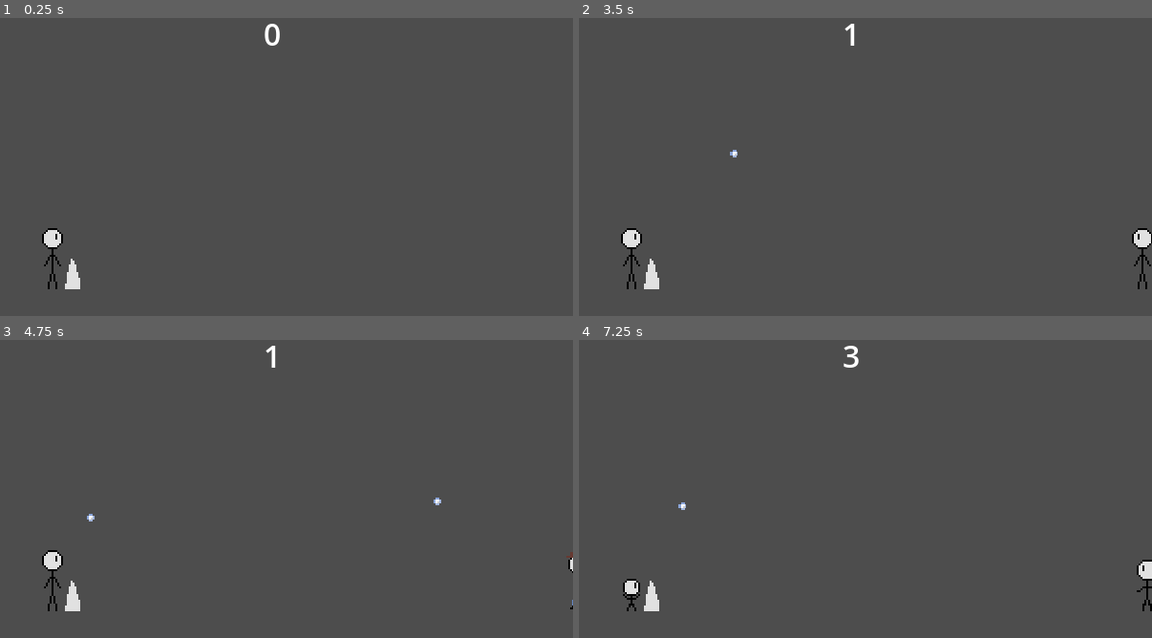
Above: before the commit, frames 1-4 (two rows, left to right).
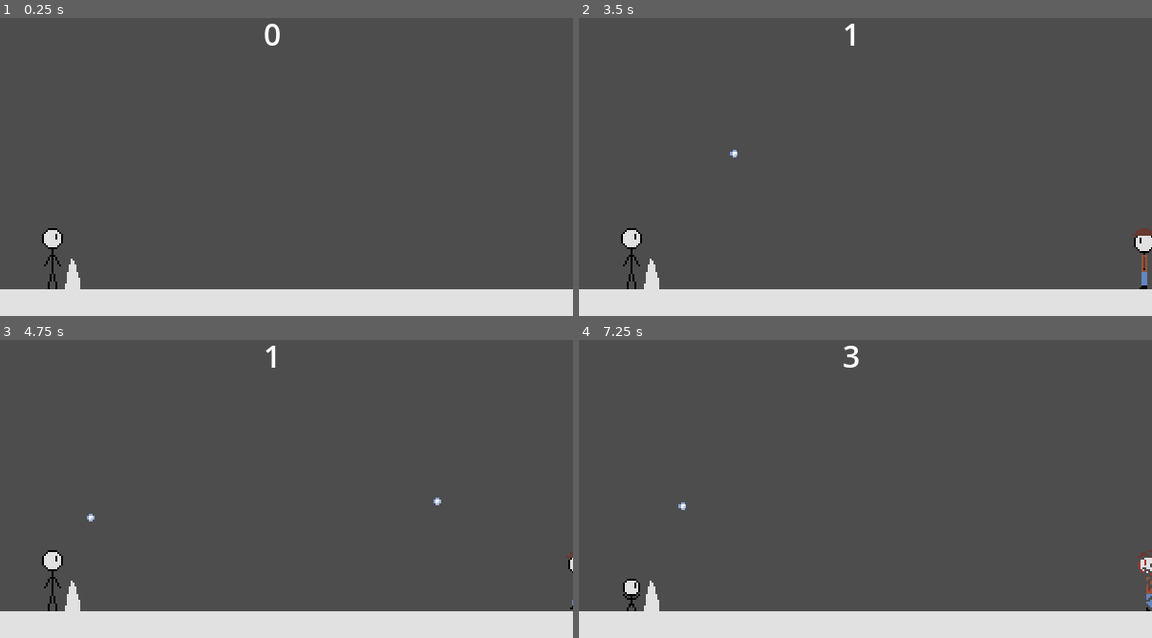
Above: after the commit, the same moments.

Repository: Poizenes/GWJ-Freeze
Game: Godot game, scene res://scenes/game_scene.tscn
Two runs of this game, one before a commit and one after it. Both use one fixed random seed, a clock stepped at 60 frames per second and the inputs below.
Inputs:
- Up to frame 1 (0.25 s): no input
- Up to frame 2 (3.5 s): hold S (duck) 0.53-1.28 s; tap Space (throw) at 0.8, 1.35, 2.3, 2.85 s; tap S (duck) at 1.55, 3.05 s; hold S (duck) 2.03-2.78 s
- Up to frame 3 (4.75 s): hold S (duck) 3.53-4.28 s; tap Space (throw) at 3.8, 4.35 s; tap S (duck) at 4.55 s
- Up to frame 4 (7.25 s): hold S (duck) 5.03-5.78 s; tap Space (throw) at 5.3, 5.85, 6.8 s; tap S (duck) at 6.05 s; hold S (duck) from 6.53 s (still down)

The runs differ from the first frame. In frame 1, 9.0% of the frame differs, in the area x 0-100%, y 91-100%; in frame 2, 9.3%, in the area x 0-100%, y 70-100%; in frame 3, 9.0%; in frame 4, 9.2%.

Commit message:
Added hit animation and floor

Diff:
--- /dev/null
+++ b/game/scenes/floor.tscn
@@ -0,0 +1,16 @@
+[gd_scene load_steps=2 format=3 uid="uid://khjrcp8tf243"]
+
+[sub_resource type="RectangleShape2D" id="RectangleShape2D_2768s"]
+size = Vector2(300, 20)
+
+[node name="Floor" type="StaticBody2D"]
+collision_layer = 4
+collision_mask = 0
+
+[node name="CollisionShape2D" type="CollisionShape2D" parent="."]
+position = Vector2(150, 0)
+shape = SubResource("RectangleShape2D_2768s")
+
+[node name="Polygon2D" type="Polygon2D" parent="."]
+color = Color(0.882353, 0.882353, 0.882353, 1)
+polygon = PackedVector2Array(0, -10, 300, -10, 300, 10, 0, 10)
--- a/game/scenes/game_scene.tscn
+++ b/game/scenes/game_scene.tscn
@@ -1,8 +1,9 @@
-[gd_scene load_steps=4 format=3 uid="uid://ccf4c66yc0is7"]
+[gd_scene load_steps=5 format=3 uid="uid://ccf4c66yc0is7"]
 
 [ext_resource type="Script" path="res://scripts/game.gd" id="1_5sol3"]
 [ext_resource type="PackedScene" uid="uid://sfgnl556drib" path="res://scenes/player.tscn" id="1_nefw0"]
 [ext_resource type="PackedScene" uid="uid://c5amjyp3hjd6" path="res://scenes/snow_wall.tscn" id="2_84xa1"]
+[ext_resource type="PackedScene" uid="uid://khjrcp8tf243" path="res://scenes/floor.tscn" id="4_675ag"]
 
 [node name="GameScene" type="Node2D" node_paths=PackedStringArray("pedestrian_spawn_timer", "score_counter")]
 script = ExtResource("1_5sol3")
@@ -27,3 +28,6 @@
 offset_bottom = 24.0
 text = "14"
 horizontal_alignment = 1
+
+[node name="Floor" parent="." instance=ExtResource("4_675ag")]
+position = Vector2(0, 156)
--- a/game/scenes/pedestrian.tscn
+++ b/game/scenes/pedestrian.tscn
@@ -1,28 +1,36 @@
-[gd_scene load_steps=17 format=3 uid="uid://1cr0ooaw0m1c"]
+[gd_scene load_steps=19 format=3 uid="uid://1cr0ooaw0m1c"]
 
 [ext_resource type="Script" path="res://scripts/pedestrian.gd" id="1_i6hf5"]
-[ext_resource type="Texture2D" uid="uid://ovp7600528mt" path="res://assets/animation/character/duck/duck.png" id="2_gq03a"]
+[ext_resource type="Texture2D" uid="uid://c2pucq1moii3g" path="res://assets/animation/pedestrian/hit/hit.png" id="2_u8iea"]
 [ext_resource type="Texture2D" uid="uid://bys6y7rt1mi2l" path="res://assets/animation/pedestrian/walk/walk.png" id="3_k41u6"]
 [ext_resource type="AudioStream" uid="uid://si0cmhr5s8km" path="res://assets/sounds/hit.mp3" id="4_waeq7"]
 
 [sub_resource type="RectangleShape2D" id="RectangleShape2D_ef53g"]
 size = Vector2(11, 33)
 
-[sub_resource type="AtlasTexture" id="AtlasTexture_inc1f"]
-atlas = ExtResource("2_gq03a")
+[sub_resource type="AtlasTexture" id="AtlasTexture_qstbq"]
+atlas = ExtResource("2_u8iea")
 region = Rect2(0, 0, 16, 32)
 
-[sub_resource type="AtlasTexture" id="AtlasTexture_dcbvk"]
-atlas = ExtResource("2_gq03a")
+[sub_resource type="AtlasTexture" id="AtlasTexture_wcmp1"]
+atlas = ExtResource("2_u8iea")
 region = Rect2(16, 0, 16, 32)
 
-[sub_resource type="AtlasTexture" id="AtlasTexture_unv4m"]
-atlas = ExtResource("2_gq03a")
+[sub_resource type="AtlasTexture" id="AtlasTexture_8i68x"]
+atlas = ExtResource("2_u8iea")
 region = Rect2(32, 0, 16, 32)
 
-[sub_resource type="AtlasTexture" id="AtlasTexture_npihk"]
-atlas = ExtResource("2_gq03a")
+[sub_resource type="AtlasTexture" id="AtlasTexture_d47w6"]
+atlas = ExtResource("2_u8iea")
 region = Rect2(48, 0, 16, 32)
+
+[sub_resource type="AtlasTexture" id="AtlasTexture_fv5q5"]
+atlas = ExtResource("2_u8iea")
+region = Rect2(64, 0, 16, 32)
+
+[sub_resource type="AtlasTexture" id="AtlasTexture_5d3ub"]
+atlas = ExtResource("2_u8iea")
+region = Rect2(80, 0, 16, 32)
 
 [sub_resource type="AtlasTexture" id="AtlasTexture_ts7r6"]
 atlas = ExtResource("3_k41u6")
@@ -52,16 +60,22 @@
 animations = [{
 "frames": [{
 "duration": 1.0,
-"texture": SubResource("AtlasTexture_inc1f")
+"texture": SubResource("AtlasTexture_qstbq")
 }, {
 "duration": 1.0,
-"texture": SubResource("AtlasTexture_dcbvk")
+"texture": SubResource("AtlasTexture_wcmp1")
 }, {
 "duration": 1.0,
-"texture": SubResource("AtlasTexture_unv4m")
+"texture": SubResource("AtlasTexture_8i68x")
 }, {
 "duration": 1.0,
-"texture": SubResource("AtlasTexture_npihk")
+"texture": SubResource("AtlasTexture_d47w6")
+}, {
+"duration": 1.0,
+"texture": SubResource("AtlasTexture_fv5q5")
+}, {
+"duration": 1.0,
+"texture": SubResource("AtlasTexture_5d3ub")
 }],
 "loop": false,
 "name": &"hit",
@@ -105,7 +119,7 @@
 
 [node name="AnimatedSprite2D" type="AnimatedSprite2D" parent="."]
 sprite_frames = SubResource("SpriteFrames_tvan8")
-animation = &"walk"
+animation = &"hit"
 
 [node name="Sound" type="AudioStreamPlayer2D" parent="."]
 stream = ExtResource("4_waeq7")
--- a/game/scripts/pedestrian.gd
+++ b/game/scripts/pedestrian.gd
@@ -3,6 +3,7 @@
 @export var sprite : AnimatedSprite2D
 @export var collision_shape : CollisionShape2D
 @export var sound: AudioStreamPlayer2D
+@export var HIT_ANIMATION_SPEED_SCALE: float = 3
 
 func _ready() -> void:
 	assert(sprite)
@@ -16,7 +17,7 @@
 func on_snowball_hit() -> void:
 	collision_shape.disabled = true
 	sprite.play("hit")
-	sprite.flip_h = true
+	sprite.speed_scale = HIT_ANIMATION_SPEED_SCALE
 	sound.play()
 
 func _on_animation_finished() -> void:
--- a/game/scripts/snowball.gd
+++ b/game/scripts/snowball.gd
@@ -25,7 +25,7 @@
 		var collider = collision.get_collider()
 		if collider.has_method("on_snowball_hit"):
 			collider.call("on_snowball_hit")
-		get_parent().emit_signal("snowball_hit")
+			get_parent().emit_signal("snowball_hit")
 		queue_free()
 
 var nearest_pedestrian_position: Vector2 = Vector2.ZERO:
